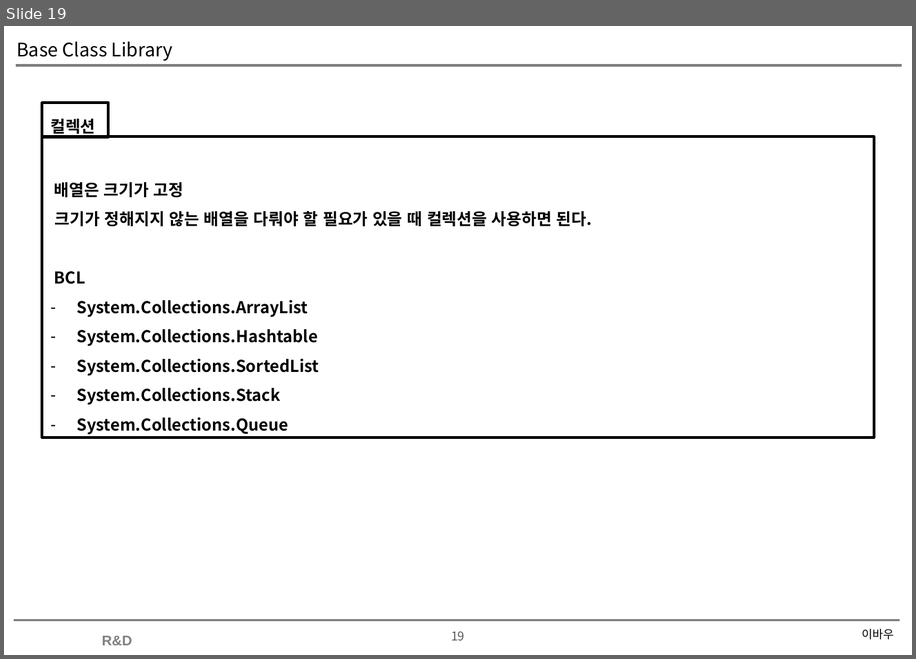
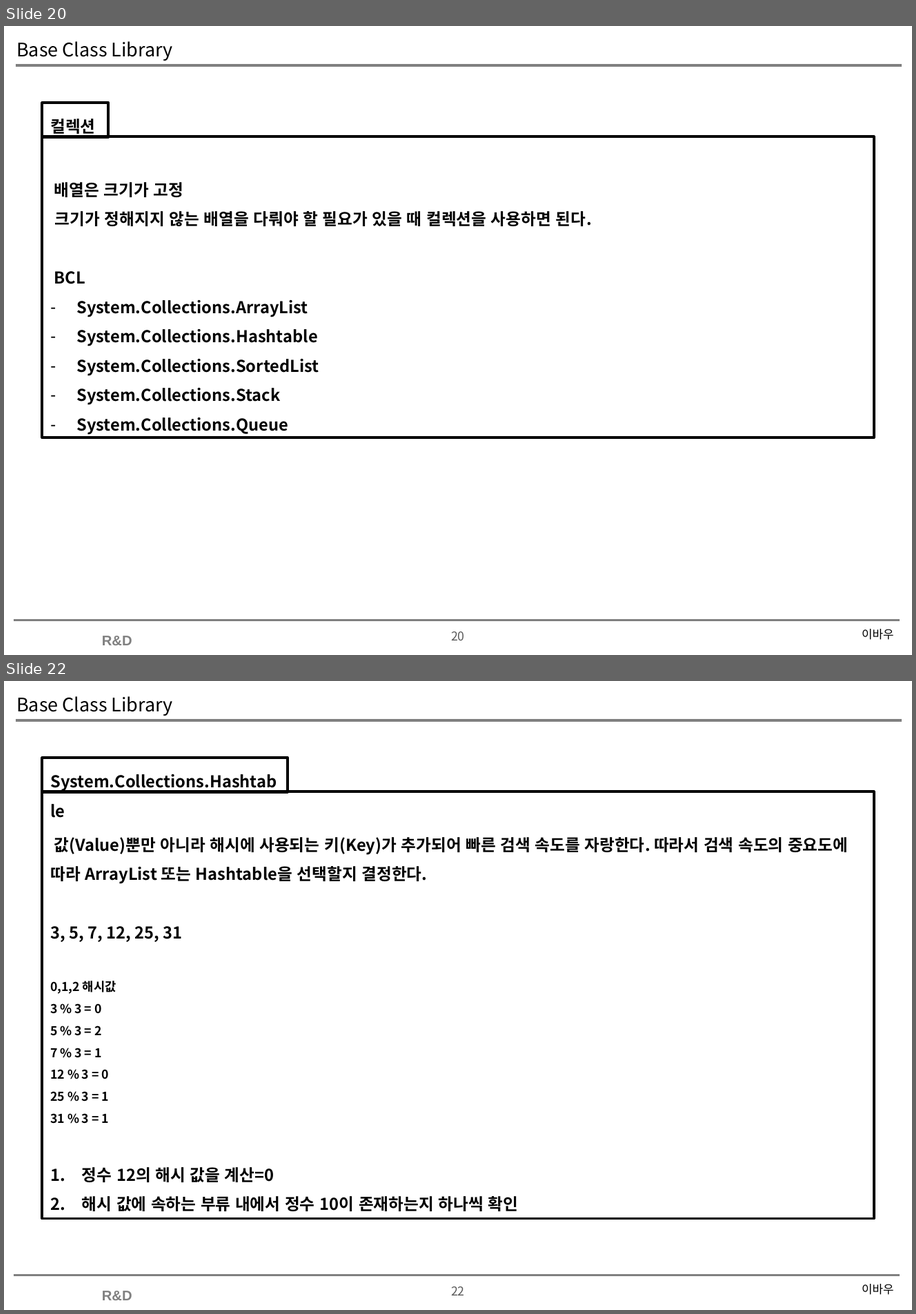
Before and after one commit to soultomind/CSharpStudy, a slide deck: CSharpStudy.Day20200627/Base Class Library.pptx. Shown one above the other, each under a label of ours: slide 19 before the commit, slides 20 and 22 after it; the slides between them are not shown. The pictures are 916x659 and 916x1314 pixels, drawn with LibreOffice and Linux fonts; fonts in the diff are those of the drawing; background and template pictures are left out. Boxes give left, top, right and bottom in pixels: in the first picture for what was removed or moved away, otherwise in the second. Text is boxed around its words. In the diff, an @@ line names an element or a change of style, - is before the commit and + after.

```diff
--- a/CSharpStudy.Day20200627/Base Class Library.pptx
+++ b/CSharpStudy.Day20200627/Base Class Library.pptx
@@ slide 22 added at [4, 681, 912, 1310], background #FFFFFF; not listed: 4 template elements that a slide beside it also shows @@
@@ title added at [16, 696, 173, 716], 16 pt, text #000000 @@
+Base Class Library
@@ rectangle added at [43, 758, 288, 793], outline #000000 2.25 pt, 14 pt, text #000000, bold @@
+System.Collections.Hashtable
@@ rectangle added at [43, 791, 874, 1219], outline #000000 2.25 pt, 14 pt, text #000000, bold @@
+값(Value)뿐만 아니라 해시에 사용되는 키(Key)가 추가되어 빠른 검색 속도를 자랑한다. 따라서 검색 속도의 중요도에 따라 ArrayList 또는 Hashtable을 선택할지 결정한다.
+3, 5, 7, 12, 25, 31
+0,1,2 해시값
+3 % 3 = 0
+5 % 3 = 2
+7 % 3 = 1
+12 % 3 = 0
+25 % 3 = 1
+31 % 3 = 1
+1. 정수 12의 해시 값을 계산=0
+2. 해시 값에 속하는 부류 내에서 정수 10이 존재하는지 하나씩 확인
@@ text added at [862, 1283, 893, 1294], 10 pt, text #000000 @@
+이바우
@@ what was slide 19 is now slide 20 @@
@@ page number at [451, 631, 465, 640]: text changed @@
-19
+20
```
Also in this commit, not shown: 6 other slides added, 1 other file.
